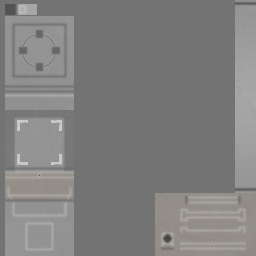
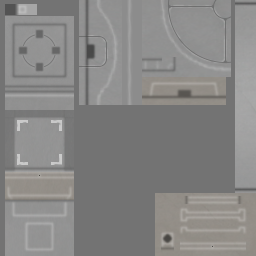
Layered file, before and after one edit (256px x 256px). Changes by layer:
added group "Base Detail 2" (40%) with 3 layers above "Hue/Saturation 1" over box(161, 0, 231, 70)
added layer "Detail" (1st of 2, in "Base Detail 2") in group "Base Detail 2" over box(167, 0, 231, 64)
added layer "Detail Higher" (1st of 2, in "Base Detail 2") (50%) in group "Base Detail 2" over box(167, 4, 227, 64)
added layer "Detail Shade" in group "Base Detail 2" over box(161, 0, 231, 70)
added group "Base Detail 1" (40%) with 2 layers above "Base Low" over box(79, 35, 109, 69)
added layer "Detail" (2nd of 2, in "Base Detail 1") in group "Base Detail 1" over box(79, 36, 107, 67)
added layer "Detail Higher" (2nd of 2, in "Base Detail 1") (50%) in group "Base Detail 1" over box(81, 35, 109, 69)
added layer "Base Low" (50%) above "Base High" over box(83, 0, 97, 105)
added layer "Base High" (1st of 2) (50%) above "Side Low" over box(94, 0, 231, 105)
added layer "Side Low" (40%) above "Side High" over box(142, 87, 226, 101)
added layer "Side High" (50%) above "Blip High" over box(147, 80, 221, 99)
added layer "Blip High" (30%) above "Blip Low" over box(142, 58, 176, 72)
added layer "Blip Low" (50%) above "Port_1" over box(142, 56, 178, 74)
added layer "Wear" (4th of 4) (20%) above "b" over box(79, 0, 231, 105)
painted on "b" over box(79, 0, 231, 105)
